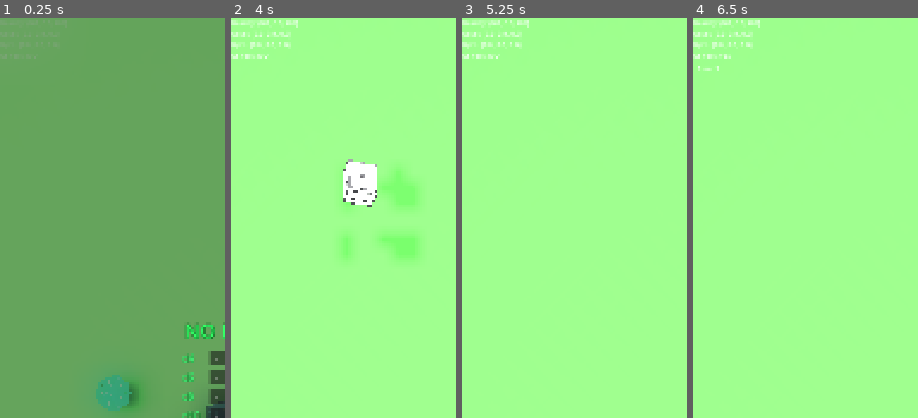
Above: before the commit, frames 1-4 (left to right).
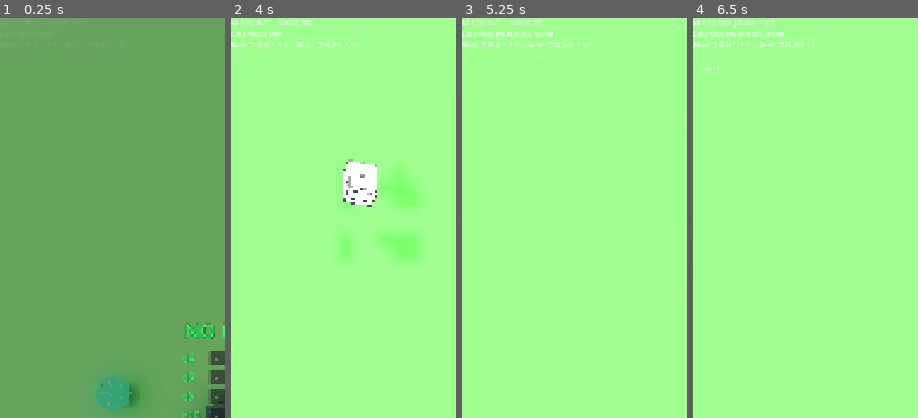
Above: after the commit, the same moments.

Repository: MatthieuLJ/no_dice
Game: Godot game, scene res://die.tscn
Same seed, same stepped clock (60 frames per second), same inputs: the game is played once before the commit and once after it.
Inputs (mouse positions are % of the whole screen's width and height, from its top left):
- Up to frame 1 (0.25 s): no input
- Up to frame 2 (4 s): click "-" at 0.5 s; click "+" at 1.25 s; click "Low 0" at 2 s; click "High 10" at 2.75 s; tap Space at 3.5, 3.77 s; move the mouse to (72, 45) at 3.52 s; hold Right (ui_right) from 3.53 s (still down); tap Enter at 3.6 s; click (72, 45) at 3.67 s
- Up to frame 3 (5.25 s): release Right (ui_right) at 4.25 s; drag from (30, 55) to (45, 70) at 4.27 s; move the mouse to (60, 28) at 5.02 s; hold Right (ui_right) from 5.03 s (still down); tap R at 5.1 s
- Up to frame 4 (6.5 s): release Right (ui_right) at 5.75 s; drag from (45, 70) to (20, 35) at 5.77 s
The pictures show only the part of the screen within x 0-50%, y 0-50%; the shares and areas given below are measured in that part.

The runs differ from the first frame. In frame 2, 0.8% of the frame differs, in the area x 0-56%, y 0-11%; in frame 3, 0.9%; in frame 4, 0.9%.

Commit message:
Fix raycast occlusion by arena roof and add on-screen pick debugging

Diff:
--- a/debug_label.gd
+++ b/debug_label.gd
@@ -6,20 +6,27 @@
 
 	var grav = Input.get_gravity()
 	var accel = Input.get_accelerometer()
-	var gyro = Input.get_gyroscope()
 
 	var all_at_rest: bool = true
 	var dice_count: int = 0
+	var locked_count: int = 0
+	var last_pick: String = "None"
+
 	var tree = get_tree()
 	if tree and tree.current_scene:
+		if "last_pick_debug_info" in tree.current_scene:
+			last_pick = str(tree.current_scene.get("last_pick_debug_info"))
+
 		var dice = tree.current_scene.find_children("", "RigidBody3D", true, false)
 		for d in dice:
 			var body = d as RigidBody3D
 			if body and is_instance_valid(body) and body.visible and body.process_mode != PROCESS_MODE_DISABLED:
 				dice_count += 1
+				if body.get_meta("is_user_locked", false):
+					locked_count += 1
 				if not body.sleeping and (body.linear_velocity.length() > 0.03 or body.angular_velocity.length() > 0.03):
 					all_at_rest = false
 
 	var rest_str: String = "YES" if (all_at_rest and dice_count > 0) else ("NO" if dice_count > 0 else "N/A")
 
-	text = "Gravity: %s\nAccel: %s\nGyro: %s\nAt Rest: %s" % [grav, accel, gyro, rest_str]
+	text = "At Rest: %s | Locked: %d/%d\nLast Pick: %s\nGrav: %s | Accel: %s" % [rest_str, locked_count, dice_count, last_pick, grav, accel]
--- a/world_physics.gd
+++ b/world_physics.gd
@@ -23,6 +23,7 @@
 var has_shown_result_for_current_roll: bool = false
 var has_left_rest: bool = false
 var halo_material: StandardMaterial3D = null
+var last_pick_debug_info: String = "None"
 
 @onready var result_screen: CanvasLayer = get_node_or_null("ResultScreen")
 
@@ -50,6 +51,8 @@
 	var mesh_inst = die.get_node_or_null("MeshInstance3D") as MeshInstance3D
 	if mesh_inst:
 		mesh_inst.material_overlay = _get_halo_material() if locked else null
+
+	print("[DICE LOCK DEBUG] Set lock on %s -> %s" % [die.name, locked])
 
 func _clear_all_user_locks() -> void:
 	for d in dice:
@@ -375,13 +378,35 @@
 				var to = from + camera.project_ray_normal(click_pos) * 100.0
 				var space_state = get_world_3d().direct_space_state
 				var query = PhysicsRayQueryParameters3D.create(from, to)
-				var result = space_state.intersect_ray(query)
-				if result and result.has("collider"):
-					var collider = result["collider"] as RigidBody3D
-					if collider in dice:
-						_toggle_die_user_lock(collider)
-						get_viewport().set_input_as_handled()
-						return
+
+				var exclude_list: Array[RID] = []
+				var hit_die: RigidBody3D = null
+				var hit_info_str: String = "No Hit"
+
+				while true:
+					query.exclude = exclude_list
+					var result = space_state.intersect_ray(query)
+					if not result or not result.has("collider"):
+						break
+
+					var collider = result["collider"]
+					if collider in dice or (collider is RigidBody3D and collider.get_parent() == self):
+						hit_die = collider as RigidBody3D
+						hit_info_str = "Hit Die: %s" % collider.name
+						break
+					else:
+						# Exclude non-die static/area colliders (like Enclosure/Ground or Roof) and continue raycasting
+						if "rid" in result:
+							exclude_list.append(result["rid"] as RID)
+						hit_info_str = "Bypassed: %s" % collider.name
+
+				print("[DICE LOCK DEBUG] Tap at %s -> %s" % [click_pos, hit_info_str])
+				last_pick_debug_info = hit_info_str
+
+				if hit_die:
+					_toggle_die_user_lock(hit_die)
+					get_viewport().set_input_as_handled()
+					return
 
 	if event is InputEventKey and event.pressed and not event.echo:
 
